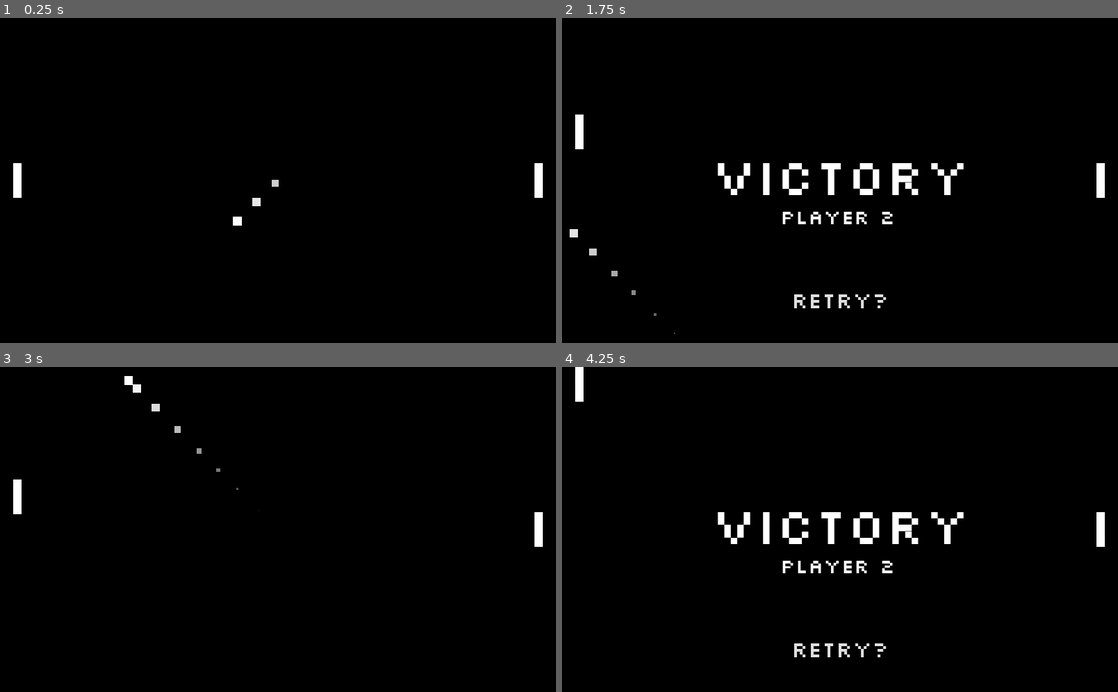
Above: before the commit, frames 1-4 (two rows, left to right).
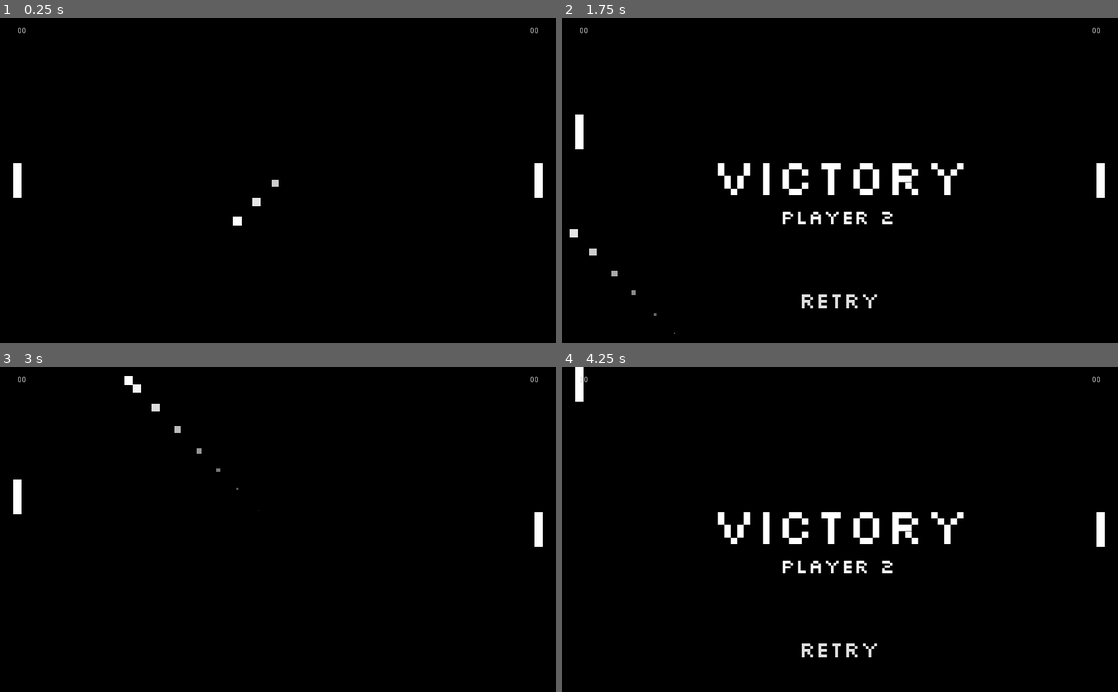
Above: after the commit, the same moments.

Repository: markus-gabryel/godot-pong
Game: Godot game, scene res://scenes/Game.tscn
Same seed, same stepped clock (60 frames per second), same inputs: the game is played once before the commit and once after it.
Inputs:
- Up to frame 1 (0.25 s): no input
- Up to frame 2 (1.75 s): hold Up (ui_up) 0.53-1.28 s; hold Down (ui_down) from 1.28 s (still down)
- Up to frame 3 (3 s): release Down (ui_down) at 2 s; click "Retry?" (after the commit: "Retry") at 2 s; hold Up (ui_up) from 2.78 s (still down)
- Up to frame 4 (4.25 s): keep holding Up (ui_up)

The runs differ from the first frame. In frame 1, less than 0.1% of the frame differs, in the area x 3-97%, y 2-5%; in frame 2, 0.4%, in the area x 3-97%, y 2-90%; in frame 3, less than 0.1%; in frame 4, 0.4%.

Commit message:
added score's text fields

Diff:
--- a/scenes/Game.tscn
+++ b/scenes/Game.tscn
@@ -158,7 +158,25 @@
 custom_styles/focus = SubResource( 13 )
 custom_styles/disabled = SubResource( 14 )
 custom_styles/normal = SubResource( 15 )
-text = "Retry?"
+text = "Retry"
+
+[node name="ScorePlayer1" type="Label" parent="HUD"]
+margin_left = 1.0
+margin_top = 2.0
+margin_right = 80.0
+margin_bottom = 46.0
+text = "00"
+align = 1
+valign = 1
+
+[node name="ScorePlayer2" type="Label" parent="HUD"]
+margin_left = 945.0
+margin_top = 2.0
+margin_right = 1024.0
+margin_bottom = 46.0
+text = "00"
+align = 1
+valign = 1
 
 [connection signal="player_won" from="Goal1" to="HUD" method="_on_Goal_player_won"]
 [connection signal="player_won" from="Goal2" to="HUD" method="_on_Goal_player_won"]
